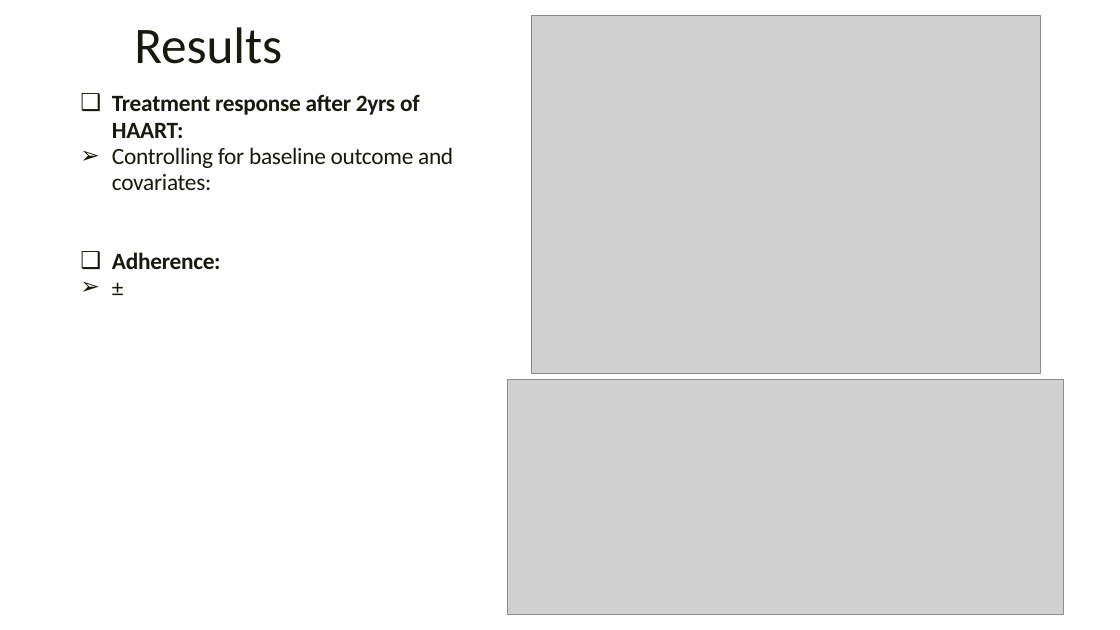
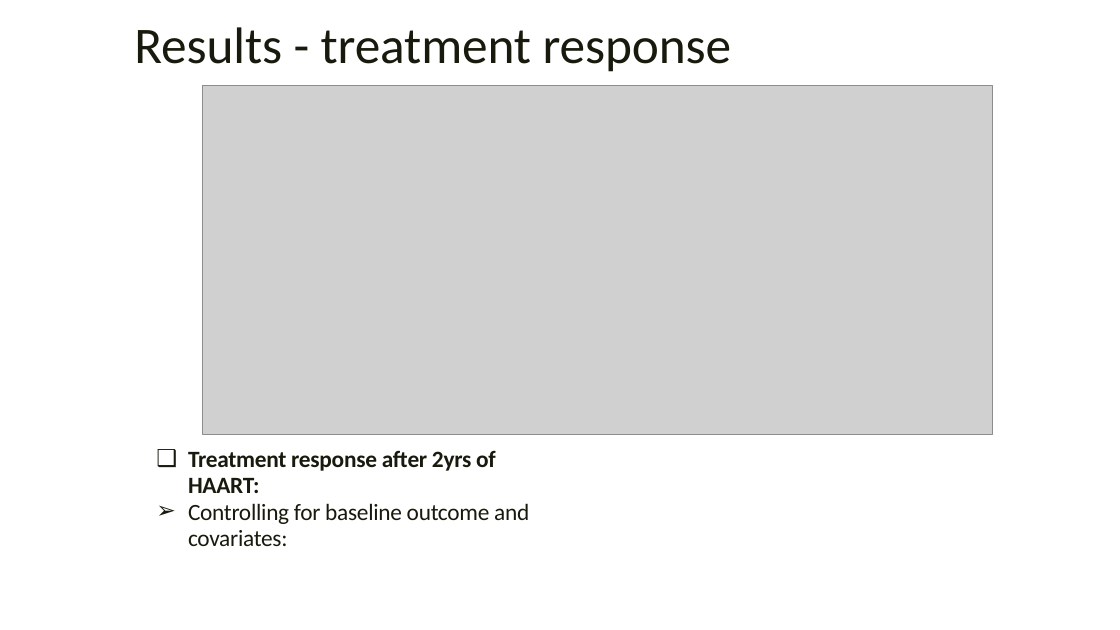
Before and after one commit to rysummers/BIOS6624-Class, a slide deck: slide 5 of Project1/Reports/Project1_Presentation_summers.pptx. Drawn at 1120x630 pixels with LibreOffice and Linux fonts; fonts in the diff are those of the drawing; grey boxes stand for pictures; background and template pictures are left out. Boxes give left, top, right and bottom in pixels: in the first picture for what was removed or moved away, otherwise in the second. Text is boxed around its words. In the diff, an @@ line names an element or a change of style, - is before the commit and + after.

```diff
--- a/Project1/Reports/Project1_Presentation_summers.pptx
+++ b/Project1/Reports/Project1_Presentation_summers.pptx
@@ text at [134,27,732,72]: text changed @@
-Results
+Results - treatment response
@@ picture removed at [531,16,1041,374] @@
@@ picture added at [202,86,992,435] @@
@@ text at [112,252,221,269]: paragraphs removed @@
-❑ Adherence:
-➢ ±
@@ picture removed at [508,380,1064,614] @@
@@ text "Treatment response after 2yrs of ...": place and size @@
-text "Treatment response after 2yrs of ..." at [112,94,453,269]
+text "Treatment response after 2yrs of ..." at [188,450,529,546]
```
Also in this commit, not shown: 3 slides added, 2 slides removed, 14 other files.
